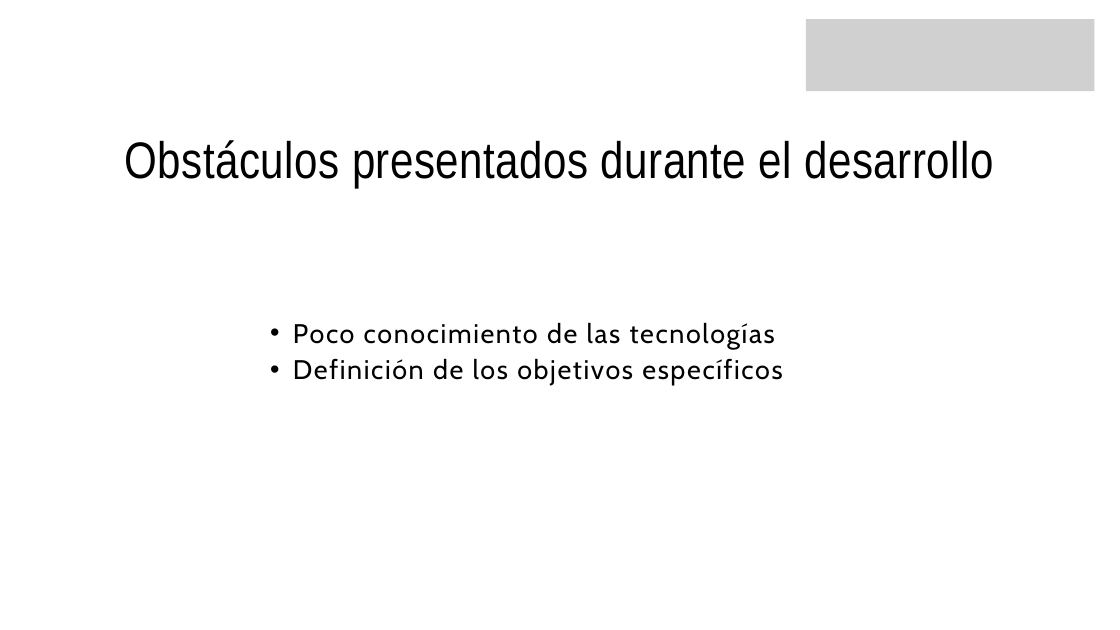
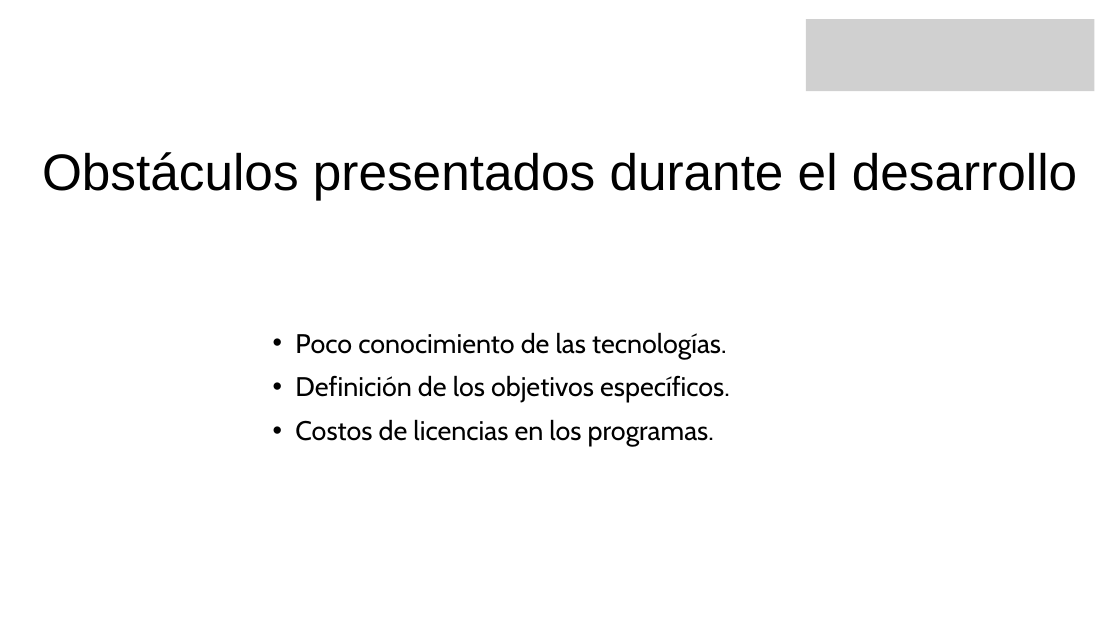
Before and after one commit to NovemiP/CP_PTY4614_4_EQP_4, a slide deck: slide 13 of Fase 2/Evidencias Proyecto/Presentacion Proyecto.pptx. Drawn at 1120x630 pixels with LibreOffice and Linux fonts; fonts in the diff are those of the drawing; grey boxes stand for pictures; background and template pictures are left out. Boxes give left, top, right and bottom in pixels: in the first picture for what was removed or moved away, otherwise in the second. Text is boxed around its words. In the diff, an @@ line names an element or a change of style, - is before the commit and + after.

```diff
--- a/Fase 2/Evidencias Proyecto/Presentacion Proyecto.pptx
+++ b/Fase 2/Evidencias Proyecto/Presentacion Proyecto.pptx
@@ text "Obstáculos presentados durante el desarrollo" at (x1=42, y1=152, x2=1077, y2=200): font Arial Narrow to Arial, letter spacing 0.6 to 0 pt; line spacing 79.2pt to 1.2 @@
@@ text at (x1=295, y1=332, x2=730, y2=447): text changed @@
-  • Poco conocimiento de las tecnologías
-  • Definición de los objetivos específicos
+  • Poco conocimiento de las tecnologías.
+  • Definición de los objetivos específicos.
+  • Costos de licencias en los programas.
```
Also in this commit, not shown: 12 other slides changed, 1 slide added, 1 slide removed.
